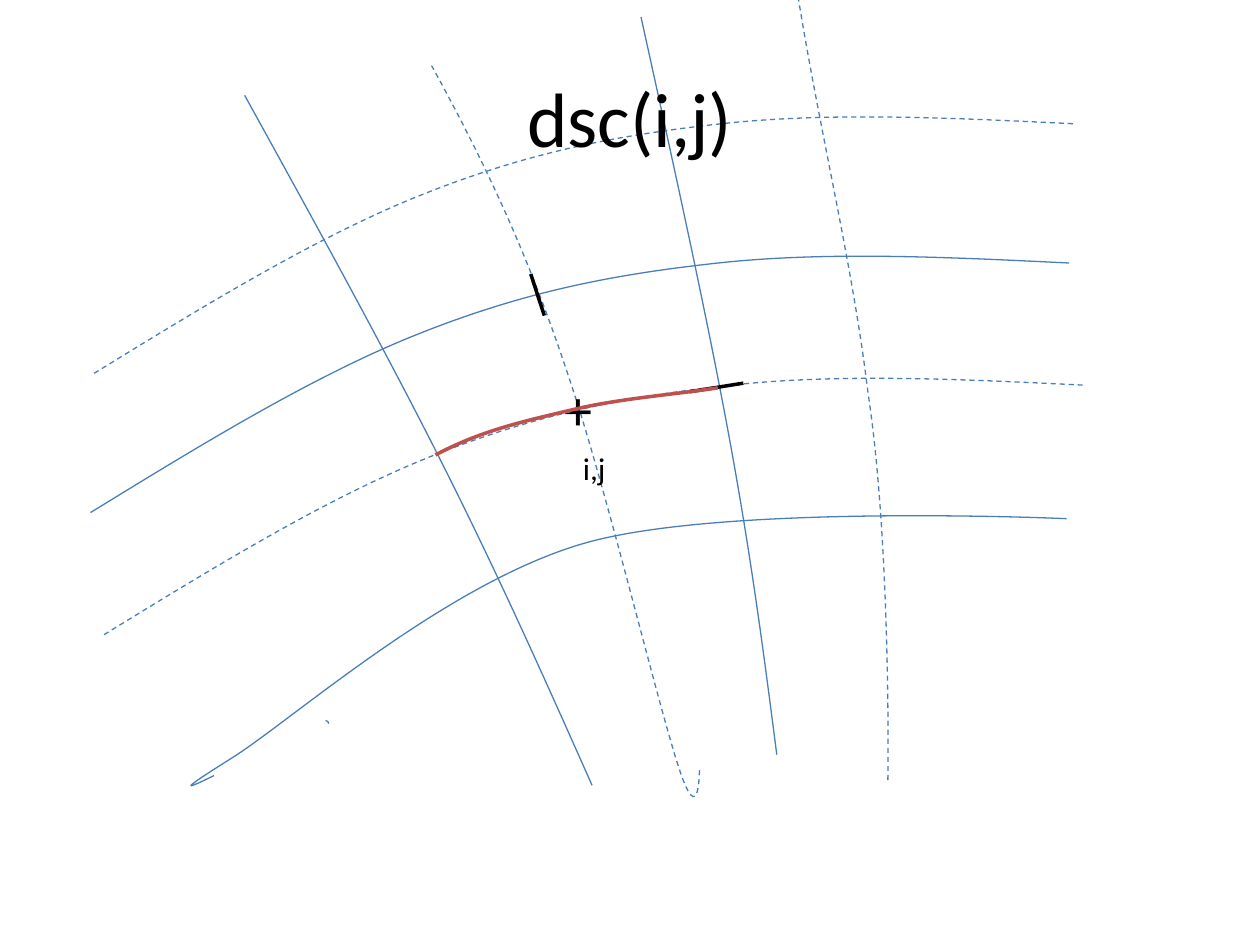
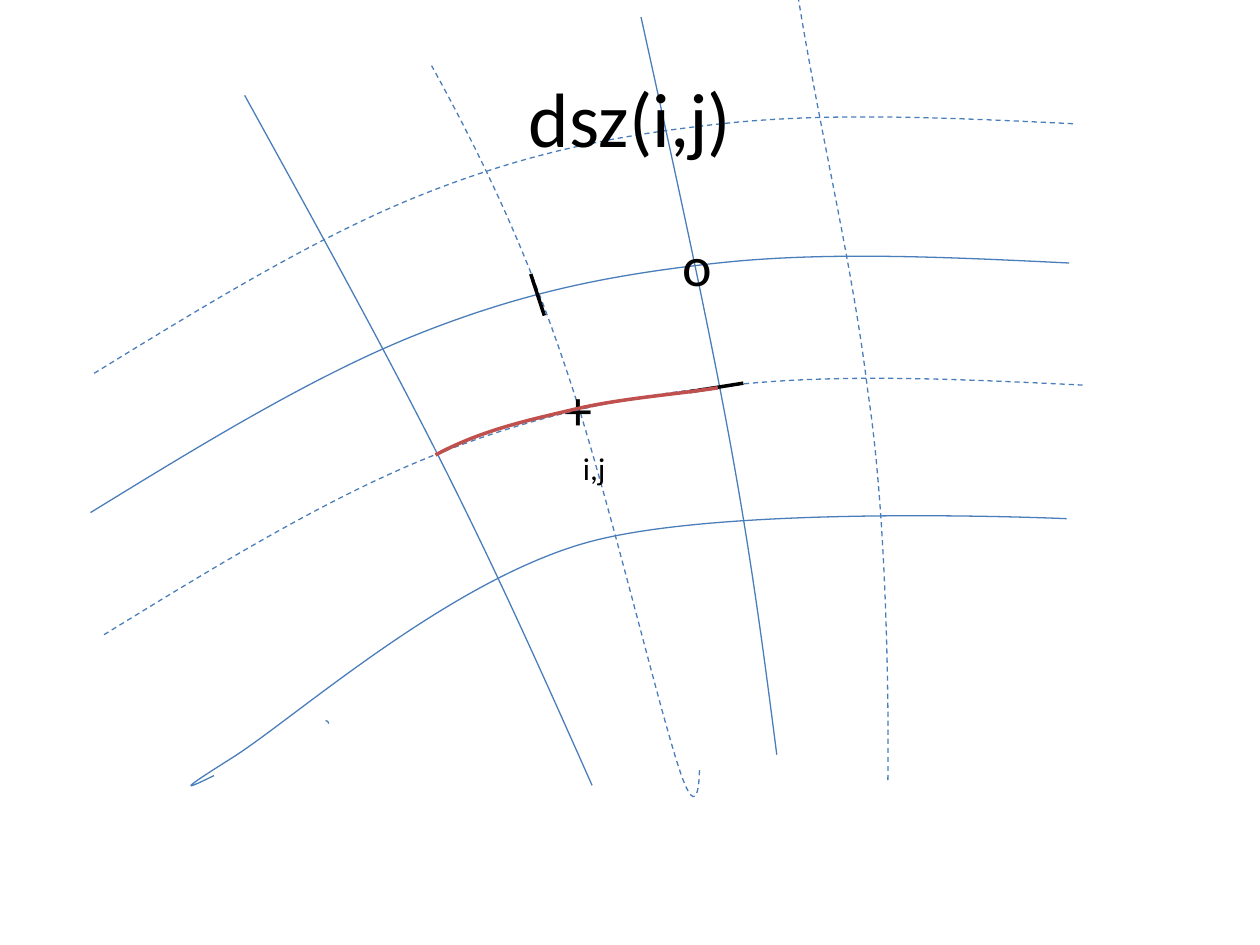
Before and after one commit to openearth/xbeach, a slide deck: slide 3 of doc/curvilinear grid properties.pptx. Drawn at 1260x945 pixels with LibreOffice and Linux fonts; fonts in the diff are those of the drawing. Boxes give left, top, right and bottom in pixels: in the first picture for what was removed or moved away, otherwise in the second. Text is boxed around its words. In the diff, an @@ line names an element or a change of style, - is before the commit and + after.

```diff
--- a/doc/curvilinear grid properties.pptx
+++ b/doc/curvilinear grid properties.pptx
@@ title at [529, 83, 731, 165]: text changed @@
-dsc(i,j)
+dsz(i,j)
@@ text added at [682, 239, 712, 299], 32 pt, text #000000 @@
+o
```
Also in this commit, not shown: 7 other slides changed, 7 slides added, 1 slide removed.
